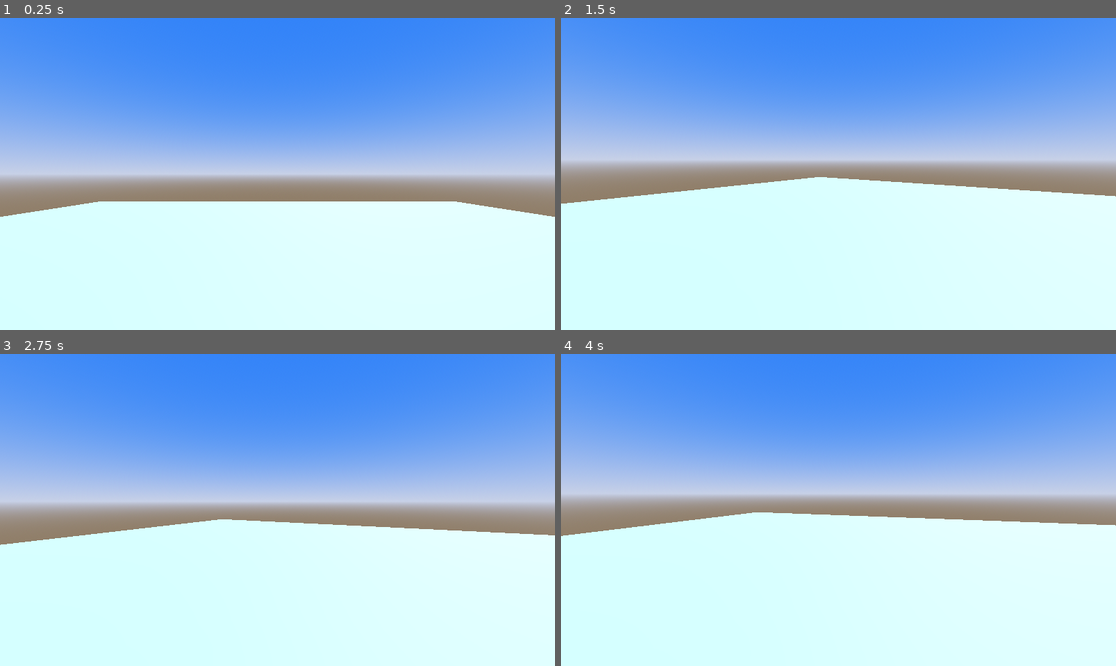
Above: before the commit, frames 1-4 (two rows, left to right).
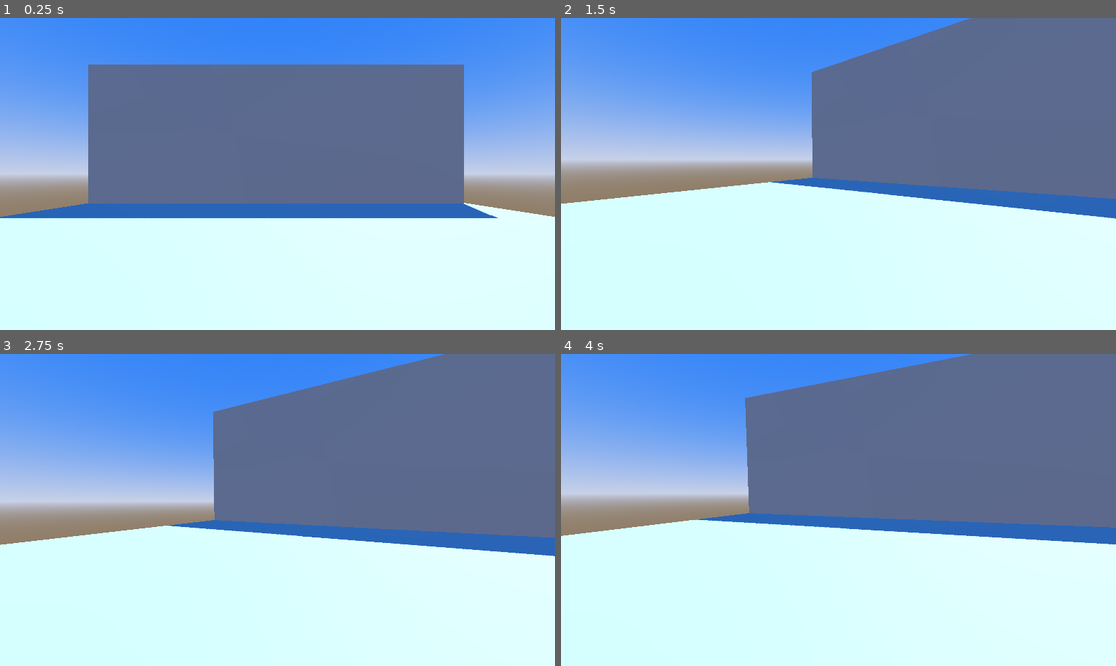
Above: after the commit, the same moments.

Repository: KiziDooh/GamJam
Game: Godot game, scene res://node_3d.tscn
The game is run twice, just before and just after one commit, with the same random seed, the same clock (stepped at 60 frames per second) and the same inputs.
Inputs (mouse positions are in pixels of both pictures, inside the frame that each line leads up to):
- Up to frame 1 (0.25 s): no input
- Up to frame 2 (1.5 s): tap Enter (ui_accept) at 0.5, 0.77, 1.25 s; move the mouse to (960, 158) at 0.52 s; hold Right (ui_right) 0.53-1.28 s; click (960, 158) at 0.67 s; move the mouse to (810, 174) at 1.27 s; hold Up (ui_up) from 1.28 s (still down)
- Up to frame 3 (2.75 s): keep holding Up (ui_up); tap Enter (ui_accept) at 1.52, 2 s; move the mouse to (288, 503) at 2.02 s
- Up to frame 4 (4 s): keep holding Up (ui_up); tap Enter (ui_accept) at 2.75, 3.02, 3.5, 3.77 s; move the mouse to (832, 516) at 2.77 s; click (832, 516) at 2.92 s; move the mouse to (877, 513) at 3.52 s

The runs differ from the first frame. In frame 1, 34% of the frame differs, in the area x 0-91%, y 14-65%; in frame 2, 30%; in frame 3, 34%; in frame 4, 36%, in the area x 24-100%, y 0-62%.

Commit message:
Update node_3d.tscn

Diff:
--- a/node_3d.tscn
+++ b/node_3d.tscn
@@ -37,3 +37,11 @@
 [node name="CSGBox3D2" type="CSGBox3D" parent="."]
 transform = Transform3D(1, 0, 0, 0, 1, 0, 0, 0, 1, 0, 2, 6)
 use_collision = true
+
+[node name="CSGBox3D3" type="CSGBox3D" parent="."]
+transform = Transform3D(1, 0, 0, 0, 1, 0, 0, 0, 1, 0, 5.70165, -14.3545)
+size = Vector3(26.125, 11.0205, 1)
+
+[node name="CSGBox3D4" type="CSGBox3D" parent="."]
+transform = Transform3D(1, 0, 0, 0, 1, 0, 0, 0, 1, 0, 5.70165, 15.0703)
+size = Vector3(26.125, 11.0205, 1)
